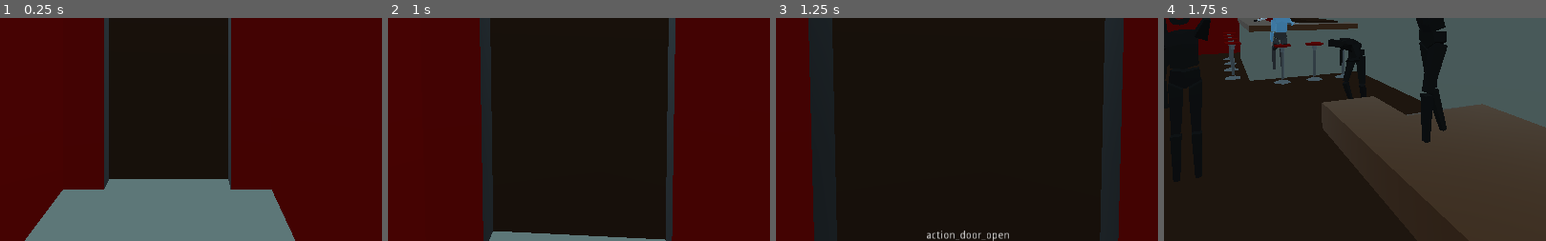
Above: before the commit, frames 1-4 (left to right).
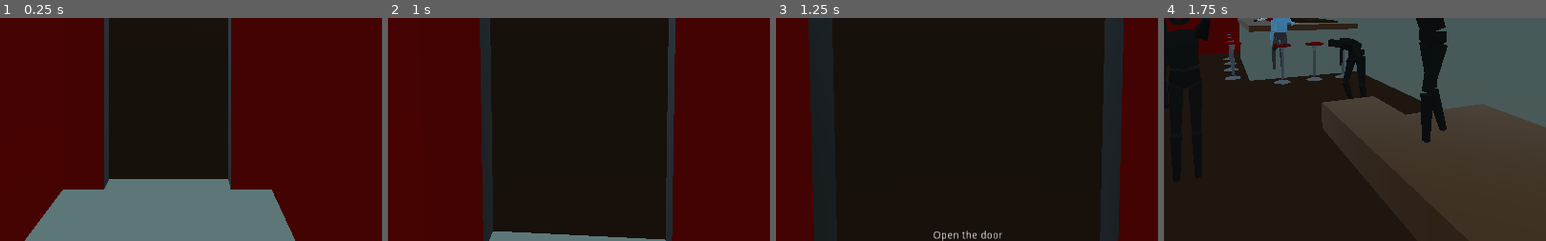
Above: after the commit, the same moments.

Repository: Eptwalabha/ld47
Game: Godot game, scene res://scenes/Game.tscn
Two runs of this game, one before a commit and one after it. Both use one fixed random seed, a clock stepped at 60 frames per second and the inputs below. Sound files missing from this copy of the repository are replaced by a short silence.
Inputs (mouse positions are % of the whole screen's width and height, from its top left):
- Up to frame 1 (0.25 s): no input
- Up to frame 2 (1 s): tap Enter (ui_accept) at 0.5, 0.77 s; move the mouse to (49, 52) at 0.52 s; hold Up (move_forward) from 0.53 s (still down); tap E (context_action) at 0.6 s
- Up to frame 3 (1.25 s): keep holding Up (move_forward)
- Up to frame 4 (1.75 s): keep holding Up (move_forward); move the mouse to (57, 51) at 1.27 s; tap E (context_action) at 1.35 s; tap Enter (ui_accept) at 1.52 s
The pictures show only the part of the screen within x 25-75%, y 50-100%; the shares and areas given below are measured in that part.

Frames 1-2 are identical in both runs. In frame 3, 0.4% of the frame differs, in the area x 39-61%, y 95-100%; in frame 4, nothing differs.

Commit message:
dialog chapter 2

Diff:
--- /dev/null
+++ b/assets/text/text.csv
@@ -0,0 +1,19 @@
+keys	en	fr
+test	hi	bonjour
+dialog_2_01	This bar is great! But the bartender is wierd…	Il est trop bien ce bar! Il y a que le barman qui est chelou…
+dialog_2_02	He keeps make me drink every 10 seconds	Il n’arrête pas de me servir toutes les 10 secondes
+dialog_bar_hover_friend	Talk to your friend	Parler à votre ami
+dialog_2_03	I don’t feel too well…	Je ne me sens pas super bien là…
+dialog_2_04	I wanna go home… burp	Je veux rentrer… burp
+dialog_bar_hover_bartender_key	Ask the bartender why the door is locked	Demander au barman pourquoi la porte est fermée
+dialog_bar_hover_bartender_valve	Ask the bartender where is the door’s handle	Demander au barman où est la poignée de la porte
+dialog_2_05	WAKE UP MORON !	RÉVEILLE-TOI DUCON !
+dialog_02_bartender_01	I just saw one of the customer playing the door’s keys	Je viens de voir un client jouer avec les clés de la porte
+dialog_02_bartender_02	You again ?	Encore toi ?
+dialog_02_bartender_03	I’ve got work to do… so buzz off !	J’ai pas mal de travail… alors casse toi !
+bartender	Bartender	Barman
+friend	Friend	Ami
+action_door_open	Open the door	Ouvrir la porte
+action_door_locked	Door’s locked	La porte est vérouillée
+action_pick_up_key	Pick up the key	Ramasser la clé
+action_pick_up_valve	Pick up the valve	Ramasser la manivelle
--- a/project.godot
+++ b/project.godot
@@ -229,6 +229,11 @@
 3d_physics/layer_3="interactive_object"
 3d_physics/layer_4="interactive_trigger"
 
+[locale]
+
+translations=PoolStringArray( "res://assets/text/text.en.translation", "res://assets/text/text.fr.translation" )
+locale_filter=[ 1, [ "en", "fr" ] ]
+
 [rendering]
 
 quality/driver/driver_name="GLES2"
--- a/scenes/chapters/ChapterBar.gd
+++ b/scenes/chapters/ChapterBar.gd
@@ -106,11 +106,11 @@
 
 	player.global_transform = reset_player_transform
 
-func active_dialog(nbr: int, keep_active := false) -> void:
+func active_dialog(nbr: int, nbr2: int = -1) -> void:
 	for i in range(dialogs.get_child_count()):
 		var trigger = dialogs.get_child(i)
 		if trigger is DialogTrigger:
-			trigger.set_active(i == nbr || keep_active)
+			trigger.set_active(i == nbr || i == nbr2)
 
 func prepare_current_objective() -> void:
 	match current_objective:
@@ -126,14 +126,12 @@
 			door.show()
 		OBJECTIVES.FIND_KEY:
 			key.display(true)
-			active_dialog(2)
-			active_dialog(3, true)
+			active_dialog(2, 3)
 		OBJECTIVES.PUT_KEY:
 			active_dialog(2)
 		OBJECTIVES.FIND_VALVE:
 			valve.display(true)
-			active_dialog(2)
-			active_dialog(4, true)
+			active_dialog(2, 4)
 		OBJECTIVES.PUT_VALVE:
 			active_dialog(2)
 			searching = false
@@ -142,6 +140,7 @@
 			yield(ui, "blink")
 			empty_bar()
 		OBJECTIVES.WAKE_UP:
+			emit_signal("night_environment", true)
 			_change_state('car')
 			friend.hide()
 			car.show()
--- a/scenes/chapters/ChapterBar.tscn
+++ b/scenes/chapters/ChapterBar.tscn
@@ -33,10 +33,10 @@
 [node name="Bar" parent="." instance=ExtResource( 3 )]
 
 [node name="Key" parent="Bar" instance=ExtResource( 5 )]
-transform = Transform( 0.678826, 0, -0.734299, 0, 1, 0, 0.734299, 0, 0.678826, -1.86252, 0.793589, -2.27001 )
+transform = Transform( 0.99923, 0.0392254, 1.7146e-09, 0, -4.37114e-08, 1, 0.0392254, -0.99923, -4.36777e-08, -0.179269, 0.793589, 2.45578 )
 
 [node name="Valve" parent="Bar" instance=ExtResource( 6 )]
-transform = Transform( 1, 0, 0, 0, 1, 0, 0, 0, 1, -1.70648, 0.817848, -3.72262 )
+transform = Transform( -0.143475, -0.974016, -0.175236, -0.989654, 0.141208, 0.0254047, 1.52606e-07, 0.177068, -0.984199, 0.747763, 1.16686, 7.60147 )
 
 [node name="BarCorridor" parent="Bar" instance=ExtResource( 10 )]
 
@@ -67,50 +67,56 @@
 "dialog-bar",
 ] instance=ExtResource( 11 )]
 transform = Transform( 1, 0, 0, 0, 1, 0, 0, 0, 1, 1.49304, 1.44674, -0.99473 )
-hover_key = "dialog_bar_hover_idle"
+hover_key = "dialog_bar_hover_friend"
 active = false
 dialogs = [ "dialog_2_01", "dialog_2_02" ]
-who = "a_friend"
+who = "friend"
 
 [node name="DialogFriend02" parent="Bar/Dialogs" groups=[
 "dialog-bar",
 ] instance=ExtResource( 11 )]
 transform = Transform( 1, 0, 0, 0, 1, 0, 0, 0, 1, 1.49304, 1.44674, -0.99473 )
-hover_key = "dialog_bar_hover_drink"
+hover_key = "dialog_bar_hover_friend"
 active = false
-who = "a_friend"
+dialogs = [ "dialog_2_03" ]
+who = "friend"
 
 [node name="DialogFriend03" parent="Bar/Dialogs" groups=[
 "dialog-bar",
 ] instance=ExtResource( 11 )]
 transform = Transform( 1, 0, 0, 0, 1, 0, 0, 0, 1, 1.49304, 1.44674, -0.99473 )
-hover_key = "dialog_bar_hover_sleep"
+hover_key = "dialog_bar_hover_friend"
 active = false
-dialogs = [ "i_wanna_go_home" ]
-who = "a_friend"
+dialogs = [ "dialog_2_04" ]
+who = "friend"
 multiple = true
 
 [node name="DialogBartender01" parent="Bar/Dialogs" groups=[
 "dialog-bar",
 ] instance=ExtResource( 11 )]
 transform = Transform( 1, 0, 0, 0, 1, 0, 0, 0, 1, 1.51997, 1.73703, -3.1051 )
+hover_key = "dialog_bar_hover_bartender_key"
 active = false
+dialogs = [ "dialog_02_bartender_01" ]
 who = "bartender"
 
 [node name="DialogBartender02" parent="Bar/Dialogs" groups=[
 "dialog-bar",
 ] instance=ExtResource( 11 )]
 transform = Transform( 1, 0, 0, 0, 1, 0, 0, 0, 1, 1.51997, 1.73703, -3.1051 )
+hover_key = "dialog_bar_hover_bartender_valve"
 active = false
+dialogs = [ "dialog_02_bartender_02", "dialog_02_bartender_03" ]
 who = "bartender"
 
 [node name="DialogFriend04" parent="Bar/Dialogs" groups=[
 "dialog-bar",
 ] instance=ExtResource( 11 )]
 transform = Transform( 0.5, 0, 0, 0, 0.5, 0, 0, 0, 0.5, -2.9119, 1.24234, 0.152902 )
+hover_key = "dialog_bar_hover_friend"
 active = false
-dialogs = [ "wake_up_moron" ]
-who = "a_friend"
+dialogs = [ "dialog_2_05" ]
+who = "friend"
 
 [node name="Player" parent="." instance=ExtResource( 2 )]
 transform = Transform( 1, 0, 0, 0, 1, 0, 0, 0, 1, 0, 0, 9.26021 )
--- a/scenes/props/appart/Door.gd
+++ b/scenes/props/appart/Door.gd
@@ -30,7 +30,7 @@
 func _on_InteractTrigger_interacted_with() -> void:
 	emit_signal("door_interacted_with")
 	if locked and closed:
-		$door/InteractTrigger.hover_key = 'door_locked'
+		$door/InteractTrigger.hover_key = 'action_door_locked'
 	else:
 		$door/InteractTrigger.active = false
 		$AnimationPlayer.play("open")
Not shown, added: assets/text/text.csv.import
